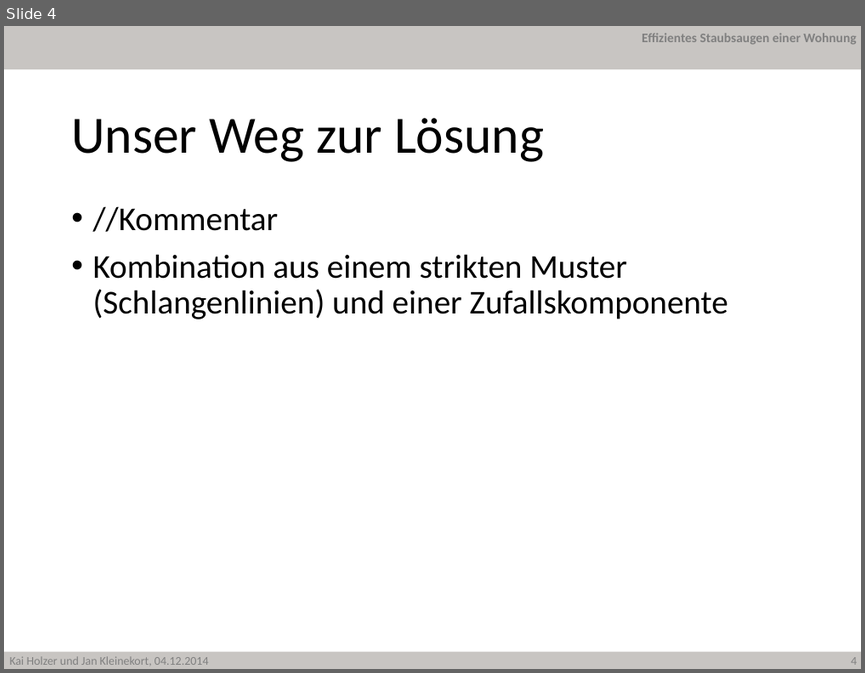
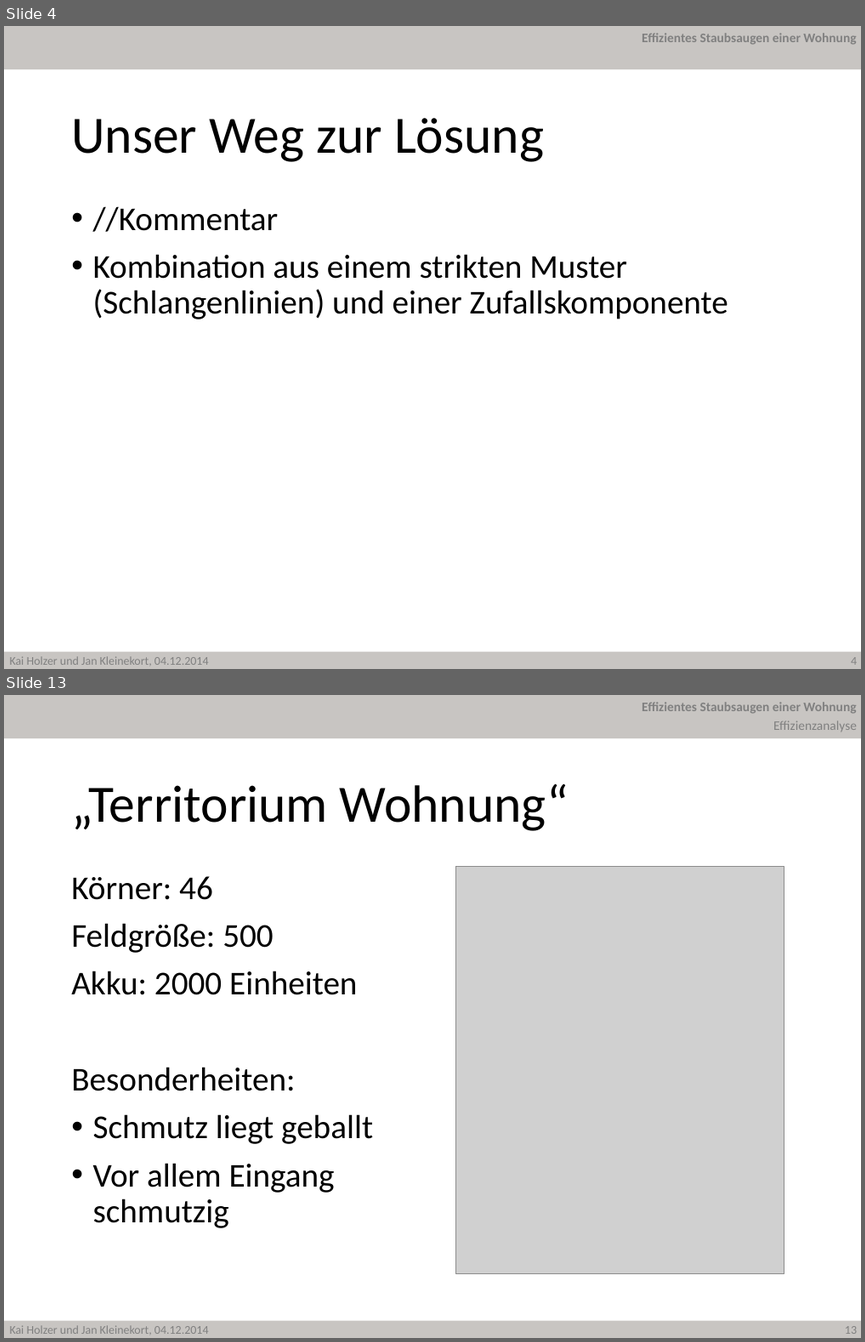
Before and after one commit to JanKl/Hamster, a slide deck: Präsentation/Hamster Holzer Kleinekort.pptx. Shown one above the other, each under a label of ours: slide 4 before the commit, slides 4 and 13 after it; the slides between them are not shown. The pictures are 865x673 and 865x1342 pixels, drawn with LibreOffice and Linux fonts; fonts in the diff are those of the drawing; grey boxes stand for pictures; background and template pictures are left out. Boxes give left, top, right and bottom in pixels: in the first picture for what was removed or moved away, otherwise in the second. Text is boxed around its words. In the diff, an @@ line names an element or a change of style, - is before the commit and + after.

Commit message:
Excel Effizienzuntersuchung und PowerPoint Effizienz

```diff
--- a/Präsentation/Hamster Holzer Kleinekort.pptx
+++ b/Präsentation/Hamster Holzer Kleinekort.pptx
@@ slide 13 added at [4,695,861,1338], background #FFFFFF; not listed: 5 template elements that a slide beside it also shows @@
@@ text added at [773,721,857,732], 11 pt, text #808080 @@
+Effizienzanalyse
@@ title added at [71,783,568,831], 44 pt, text #000000 @@
+„Territorium Wohnung“
@@ picture added at [455,867,783,1274] @@
@@ text added at [71,876,373,1228], 28 pt, text #000000 @@
+Körner: 46
+Feldgröße: 500
+Akku: 2000 Einheiten
+Besonderheiten:
+• Schmutz liegt geballt
+• Vor allem Eingang schmutzig
```
Also in this commit, not shown: 7 slides changed, 7 other slides added, 4 other files.
